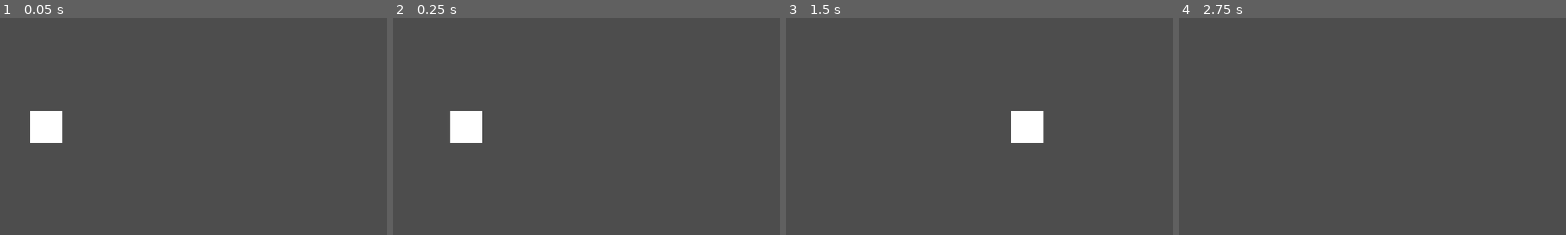
Above: before the commit, frames 1-4 (left to right).
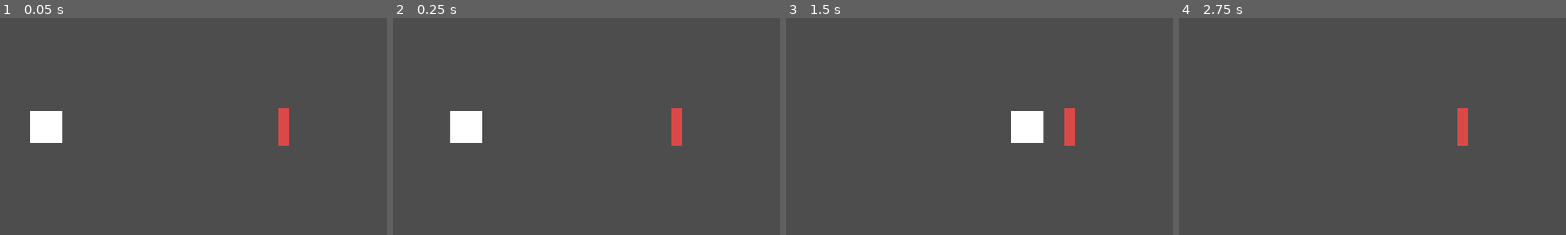
Above: after the commit, the same moments.

Repository: Javachup/godot-prototypes
Game: Godot game, scene res://Scenes/game.tscn
Two runs of this game, one before a commit and one after it. Both use one fixed random seed, a clock stepped at 60 frames per second and the inputs below. Sound files missing from this copy of the repository are replaced by a short silence.
Inputs:
- Up to frame 1 (0.05 s): no input
- Up to frame 2 (0.25 s): no input
- Up to frame 3 (1.5 s): no input
- Up to frame 4 (2.75 s): no input
The pictures show only the part of the screen within x 27-77%, y 25-75%; the shares and areas given below are measured in that part.

The runs differ from the first frame. In frame 1, 0.5% of the frame differs, in the area x 71-75%, y 41-59%; in frame 2, 0.5%; in frame 3, 0.5%; in frame 4, 0.5%.

Commit message:
Adds a button to the track

Diff:
--- a/RhythmPrototype/Scenes/track.tscn
+++ b/RhythmPrototype/Scenes/track.tscn
@@ -1,7 +1,8 @@
-[gd_scene load_steps=4 format=3 uid="uid://b7s5vdqu5wmry"]
+[gd_scene load_steps=5 format=3 uid="uid://b7s5vdqu5wmry"]
 
 [ext_resource type="Script" path="res://Scripts/track.gd" id="1_pke6j"]
 [ext_resource type="PackedScene" uid="uid://2rgugsueee8e" path="res://Scenes/note.tscn" id="2_y6w3i"]
+[ext_resource type="Texture2D" uid="uid://dgdoctwurf1bq" path="res://Sprites/Square_Red.png" id="3_okf80"]
 
 [sub_resource type="Curve2D" id="Curve2D_io4um"]
 _data = {
@@ -13,3 +14,12 @@
 curve = SubResource("Curve2D_io4um")
 script = ExtResource("1_pke6j")
 note = ExtResource("2_y6w3i")
+
+[node name="Button" type="PathFollow2D" parent="."]
+unique_name_in_owner = true
+rotates = false
+loop = false
+
+[node name="Sprite2D" type="Sprite2D" parent="Button"]
+scale = Vector2(1, 3.5)
+texture = ExtResource("3_okf80")
--- a/RhythmPrototype/Scripts/track.gd
+++ b/RhythmPrototype/Scripts/track.gd
@@ -1,12 +1,18 @@
 class_name Track
 extends Path2D
 
+@onready var button = %Button
+
 @export var note:PackedScene
+@export_range(0,1) var buttonPosition := 0.9
 
 var notes:Array[Note] = []
 
+func _ready():
+	button.progress_ratio = buttonPosition
+
 func spawn_note():
 	var temp = note.instantiate() as Note
-	temp.path_length = curve.get_baked_length()
+	temp.path_length = curve.get_baked_length() * buttonPosition
 	notes.append(temp)
 	add_child(temp)
